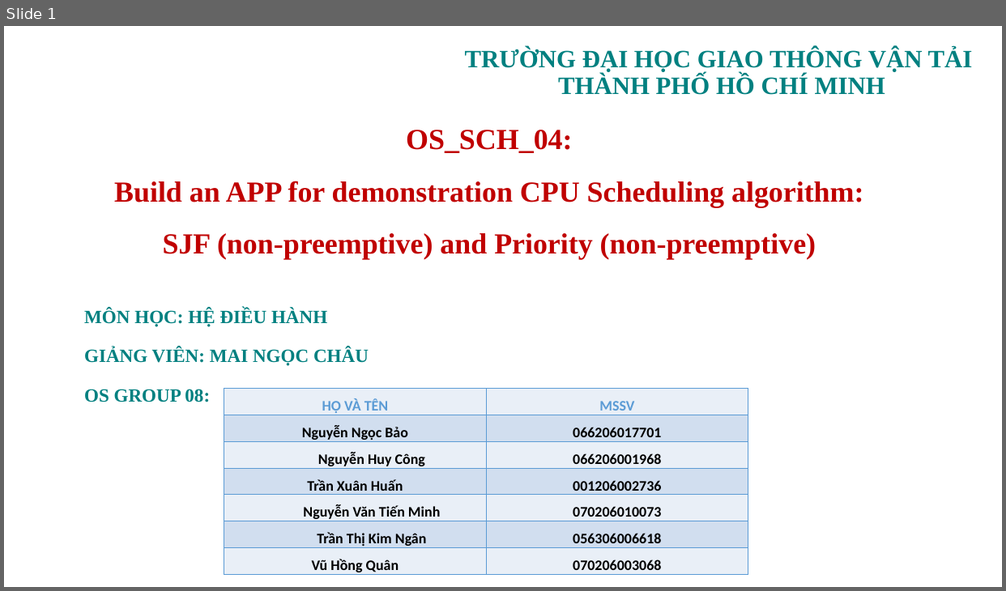
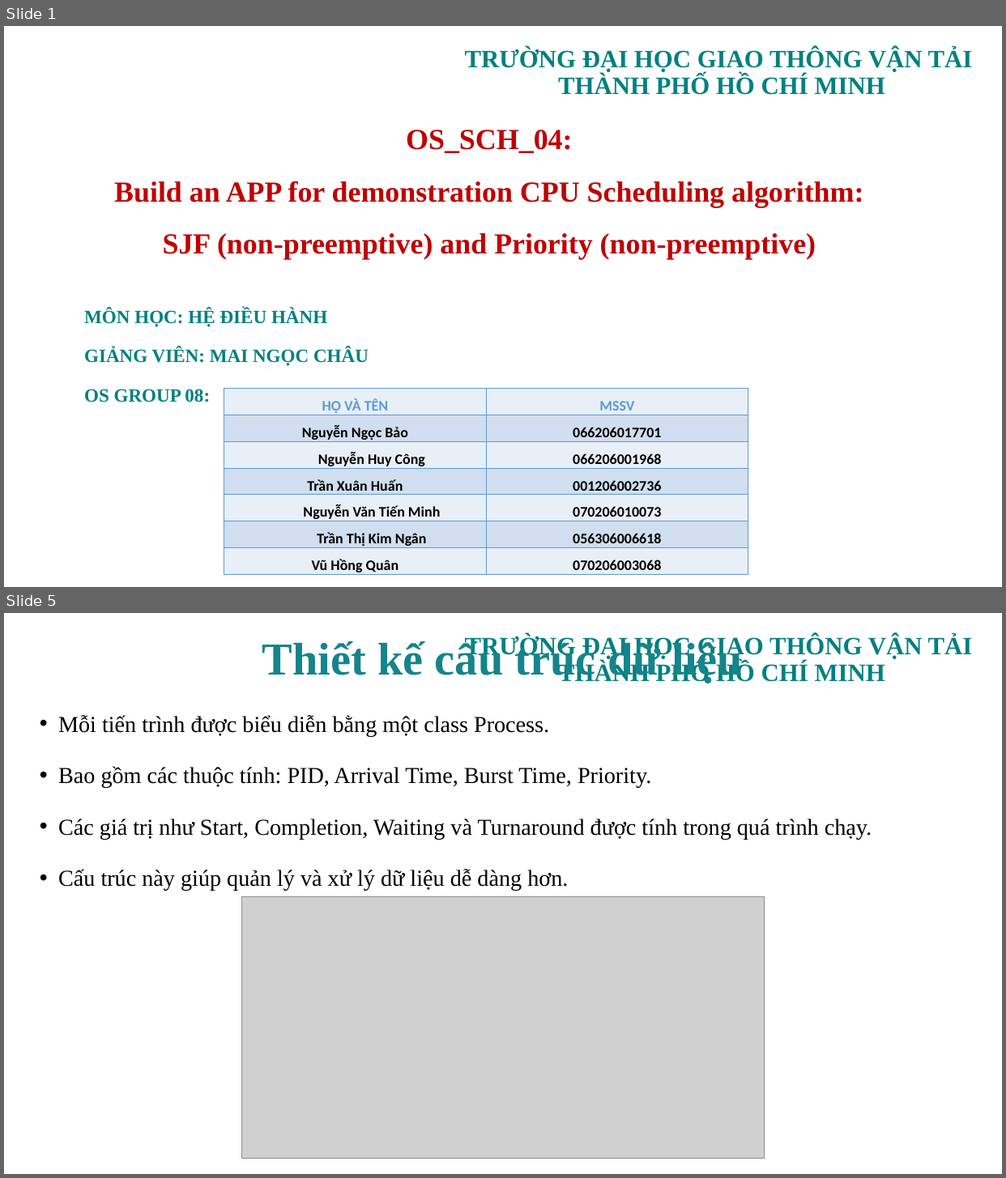
Before and after one commit to tkimngan040/OS_Group08_OS_SCH_04, a slide deck: PPTX/OS_SCH_04_GROUP08.pptx. Shown one above the other, each under a label of ours: slide 1 before the commit, slides 1 and 5 after it; the slides between them are not shown. The pictures are 1006x591 and 1006x1178 pixels, drawn with LibreOffice and Linux fonts; fonts in the diff are those of the drawing; grey boxes stand for pictures; background and template pictures are left out. Boxes give left, top, right and bottom in pixels: in the first picture for what was removed or moved away, otherwise in the second. Text is boxed around its words. In the diff, an @@ line names an element or a change of style, - is before the commit and + after.

```diff
--- a/PPTX/OS_SCH_04_GROUP08.pptx
+++ b/PPTX/OS_SCH_04_GROUP08.pptx
@@ slide 5 added at box(4, 613, 1002, 1174), background picture (left out); not listed: 1 template element that a slide beside it also shows @@
@@ title added at box(262, 639, 743, 683), 44 pt, text #15848B, bold @@
+Thiết kế cấu trúc dữ liệu
@@ text added at box(58, 715, 872, 891), 22 pt, text #000000 @@
+• Mỗi tiến trình được biểu diễn bằng một class Process.
+• Bao gồm các thuộc tính: PID, Arrival Time, Burst Time, Priority.
+• Các giá trị như Start, Completion, Waiting và Turnaround được tính trong quá trình chạy.
+• Cấu trúc này giúp quản lý và xử lý dữ liệu dễ dàng hơn.
@@ picture added at box(242, 897, 764, 1159) @@
@@ page number added at box(710, 1133, 934, 1163), 12 pt, text #FFFFFF @@
+5
```
Also in this commit, not shown: 1 slide changed, 11 other slides added, 19 slides removed.
